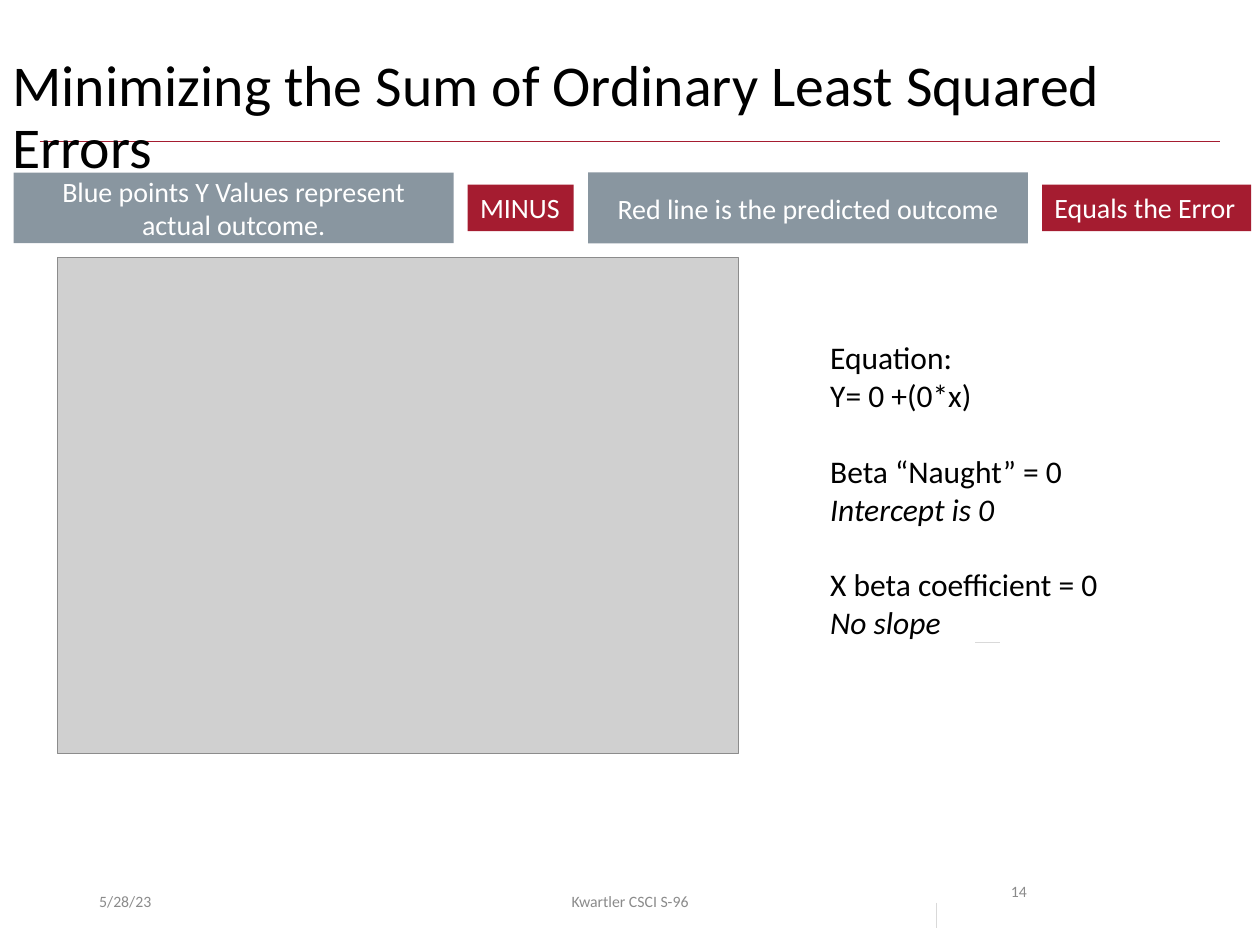
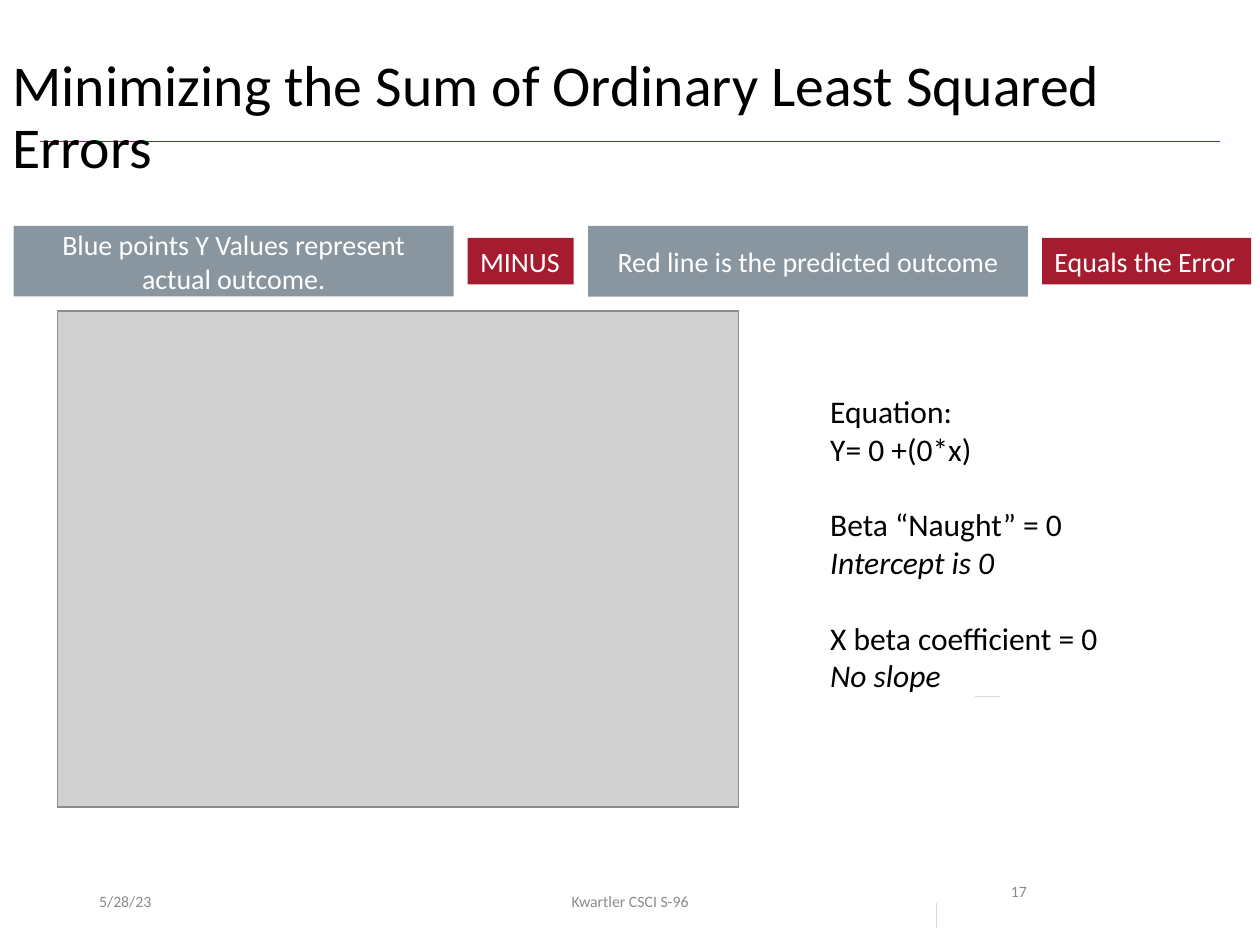
Before and after one commit to kwartler/GSERM_ICPSR, a slide deck: slide 17 of lessons/D_Supervised/A_regression.pptx (slide 14 before the commit). Drawn at 1260x945 pixels with LibreOffice and Linux fonts; fonts in the diff are those of the drawing; grey boxes stand for pictures; background and template pictures are left out. Boxes give left, top, right and bottom in pixels: in the first picture for what was removed or moved away, otherwise in the second. Text is boxed around its words. In the diff, an @@ line names an element or a change of style, - is before the commit and + after.

```diff
--- a/lessons/D_Supervised/A_regression.pptx
+++ b/lessons/D_Supervised/A_regression.pptx
@@ 4 rectangles, 1 picture, 1 text, 1 line: place and size @@
-4 rectangles, 1 picture, 1 text, 1 line at box(14, 173, 1251, 755)
+4 rectangles, 1 picture, 1 text, 1 line at box(14, 226, 1251, 808)
@@ page number at box(1011, 887, 1027, 897): text changed @@
-14
+17
```
Also in this commit, not shown: 11 other slides changed, 8 slides added, 7 other files.
